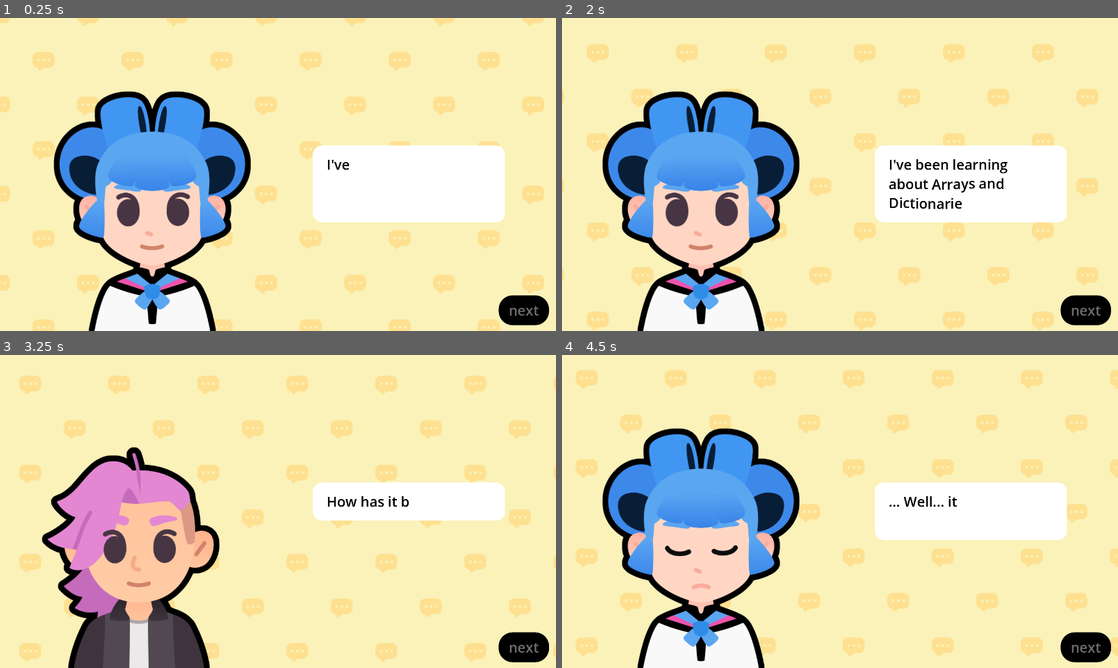
Above: before the commit, frames 1-4 (two rows, left to right).
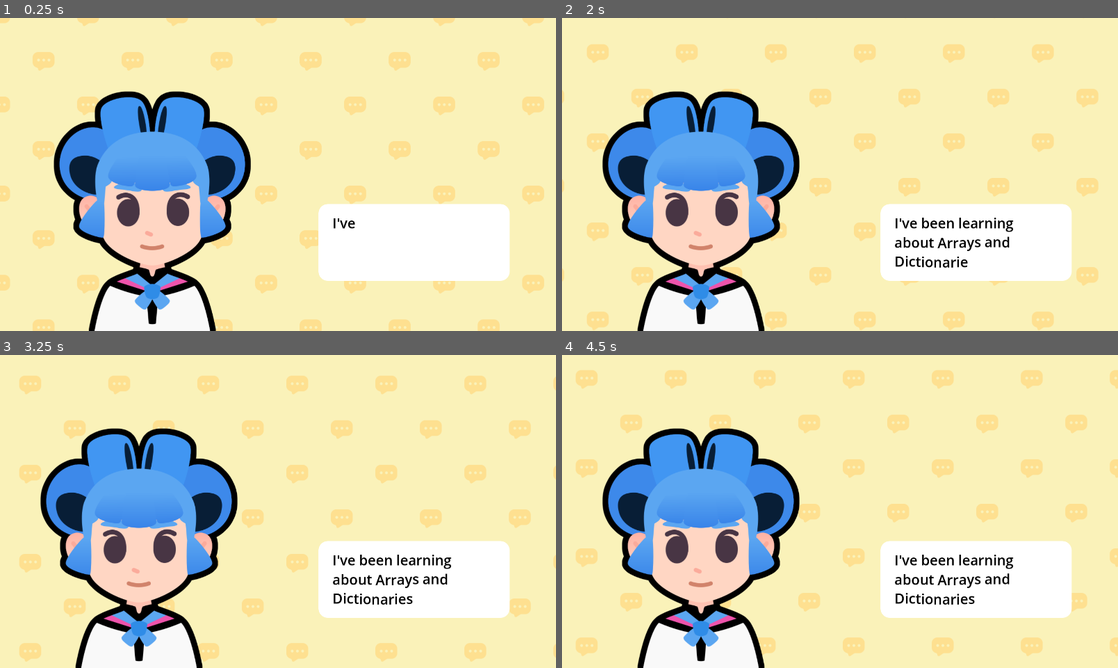
Above: after the commit, the same moments.

Repository: ProbablyJaylan/Module-8-Starting-A-Dialogue
Game: Godot game, scene res://lessons/dialogue.tscn
Two runs of this game, one before a commit and one after it. Both use one fixed random seed, a clock stepped at 60 frames per second and the inputs below. The project has no main scene, so this scene is started directly. Sound files missing from this copy of the repository are replaced by a short silence.
Inputs (mouse positions are in pixels of both pictures, inside the frame that each line leads up to):
- Up to frame 1 (0.25 s): no input
- Up to frame 2 (2 s): tap Enter at 0.5 s; move the mouse to (962, 158) at 0.52 s; tap Z at 0.6, 1.35 s; click (962, 158) at 0.67 s; tap Space at 0.77, 1.52 s; move the mouse to (728, 190) at 1.27 s; click (728, 190) at 1.42 s
- Up to frame 3 (3.25 s): move the mouse to (333, 442) at 2.02 s; tap Z at 2.1 s; click (333, 442) at 2.17 s; click (522, 649) at 2.75 s, where only the run before the commit has a clickable "next"
- Up to frame 4 (4.5 s): move the mouse to (812, 574) at 3.52 s; tap Z at 3.6, 4.35 s; click (812, 574) at 3.67 s; tap Space at 3.77 s; move the mouse to (1006, 558) at 4.27 s; click (1006, 558) at 4.42 s

The runs differ from the first frame. In frame 1, 14% of the frame differs, in the area x 56-99%, y 40-99%; in frame 2, 14%; in frame 3, 32%, in the area x 7-99%, y 23-100%; in frame 4, 16%.
Error after the commit: Invalid assignment of property or key 'disabled' with value of type 'bool' on a base object of type 'null instance'. (res://lessons/dialogue.gd:110)

Commit message:
Module 8 L 1 done
Ui changes

Diff:
--- a/M08.start_a_dialog_workbook/lessons/dialogue.tscn
+++ b/M08.start_a_dialog_workbook/lessons/dialogue.tscn
@@ -14,12 +14,6 @@
 shader_parameter/bg_color = Color(0.980392, 0.94902, 0.72549, 1)
 shader_parameter/pattern_color = Color(0.996078, 0.878431, 0.564706, 1)
 shader_parameter/pattern_size = 256.0
-
-[sub_resource type="InputEventAction" id="InputEventAction_3rk3v"]
-action = &"advance_text"
-
-[sub_resource type="Shortcut" id="Shortcut_7vboy"]
-events = [SubResource("InputEventAction_3rk3v")]
 
 [node name="Dialogue" type="Control"]
 layout_mode = 3
@@ -39,6 +33,24 @@
 anchor_bottom = 1.0
 grow_horizontal = 2
 grow_vertical = 2
+
+[node name="VBoxContainer" type="VBoxContainer" parent="Background"]
+layout_mode = 0
+offset_left = 1100.0
+offset_top = 642.0
+offset_right = 1760.0
+offset_bottom = 929.0
+
+[node name="RichTextLabel" type="RichTextLabel" parent="Background/VBoxContainer"]
+unique_name_in_owner = true
+layout_mode = 2
+size_flags_horizontal = 3
+bbcode_enabled = true
+text = "Hello World"
+fit_content = true
+
+[node name="ActionButtonsVBoxContainer" type="VBoxContainer" parent="Background/VBoxContainer"]
+layout_mode = 2
 
 [node name="Body" type="TextureRect" parent="."]
 unique_name_in_owner = true
@@ -65,39 +77,6 @@
 expand_mode = 1
 stretch_mode = 5
 
-[node name="RichTextLabel" type="RichTextLabel" parent="."]
-unique_name_in_owner = true
-layout_mode = 1
-anchors_preset = -1
-anchor_left = 0.75
-anchor_right = 1.0
-anchor_bottom = 1.0
-offset_left = -360.32
-offset_top = 440.0
-offset_right = -176.0
-offset_bottom = -519.0
-size_flags_horizontal = 3
-bbcode_enabled = true
-text = "Hello World"
-fit_content = true
-
-[node name="NextButton" type="Button" parent="."]
-unique_name_in_owner = true
-layout_mode = 1
-anchors_preset = 3
-anchor_left = 1.0
-anchor_top = 1.0
-anchor_right = 1.0
-anchor_bottom = 1.0
-offset_left = -198.0
-offset_top = -107.0
-offset_right = -24.0
-offset_bottom = -20.0
-grow_horizontal = 0
-grow_vertical = 0
-shortcut = SubResource("Shortcut_7vboy")
-text = "next"
-
 [node name="AudioStreamPlayer" type="AudioStreamPlayer" parent="."]
 unique_name_in_owner = true
 stream = ExtResource("7_1fga6")
--- a/M08.start_a_dialog_workbook/project.godot
+++ b/M08.start_a_dialog_workbook/project.godot
@@ -1,3 +1,11 @@
+; Engine configuration file.
+; It's best edited using the editor UI and not directly,
+; since the parameters that go here are not all obvious.
+;
+; Format:
+;   [section] ; section goes between []
+;   param=value ; assign values to parameters
+
 config_version=5
 
 [application]
@@ -5,6 +13,11 @@
 config/name="M08. Start a Dialogue (Workbook)"
 config/features=PackedStringArray("4.5")
 config/icon="res://icon_start_a_dialog.png"
+
+[autoload]
+
+UITestPanel="*res://addons/gdpractice/tester/ui_test_panel.tscn"
+Metadata="*res://addons/gdpractice/practice_solutions/metadata.gd"
 
 [display]
 
Not shown: 1 places in M08.start_a_dialog_workbook/lessons/dialogue.tscn that only renumber resources
Not shown, added: M08.start_a_dialog_workbook/practices/L4.P1.populate_inventory/populate_inventory.gd.uid
Not shown, added: M08.start_a_dialog_workbook/practices/L4.P2.equip_item/equip_item.gd.uid
Not shown, added: M08.start_a_dialog_workbook/practices/L5.P1.shopping_loot/shopping_entry.gd.uid
Not shown, added: M08.start_a_dialog_workbook/practices/L5.P1.shopping_loot/shopping_loot.gd.uid
Not shown, changed: M08.start_a_dialog_workbook/practices/L6.P1.powered_inventory/assets/energy.svg.import
Not shown, changed: M08.start_a_dialog_workbook/practices/L6.P1.powered_inventory/assets/fire.svg.import
Not shown, changed: M08.start_a_dialog_workbook/practices/L6.P1.powered_inventory/assets/health.svg.import
Not shown, changed: M08.start_a_dialog_workbook/practices/L6.P1.powered_inventory/assets/poison.svg.import
Not shown, changed: M08.start_a_dialog_workbook/practices/L6.P1.powered_inventory/assets/triforce.svg.import
Not shown, changed: M08.start_a_dialog_workbook/practices/L6.P1.powered_inventory/assets/water.svg.import
Not shown, added: M08.start_a_dialog_workbook/practices/L6.P1.powered_inventory/power.gd.uid
(and 2 more such lines)
